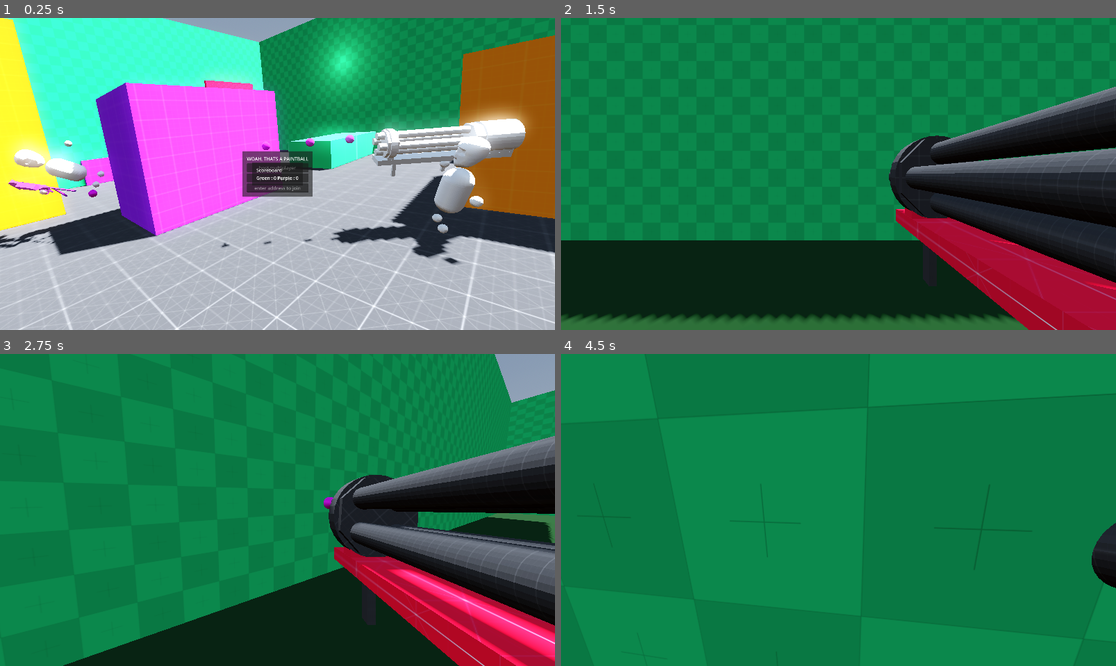
Above: before the commit, frames 1-4 (two rows, left to right).
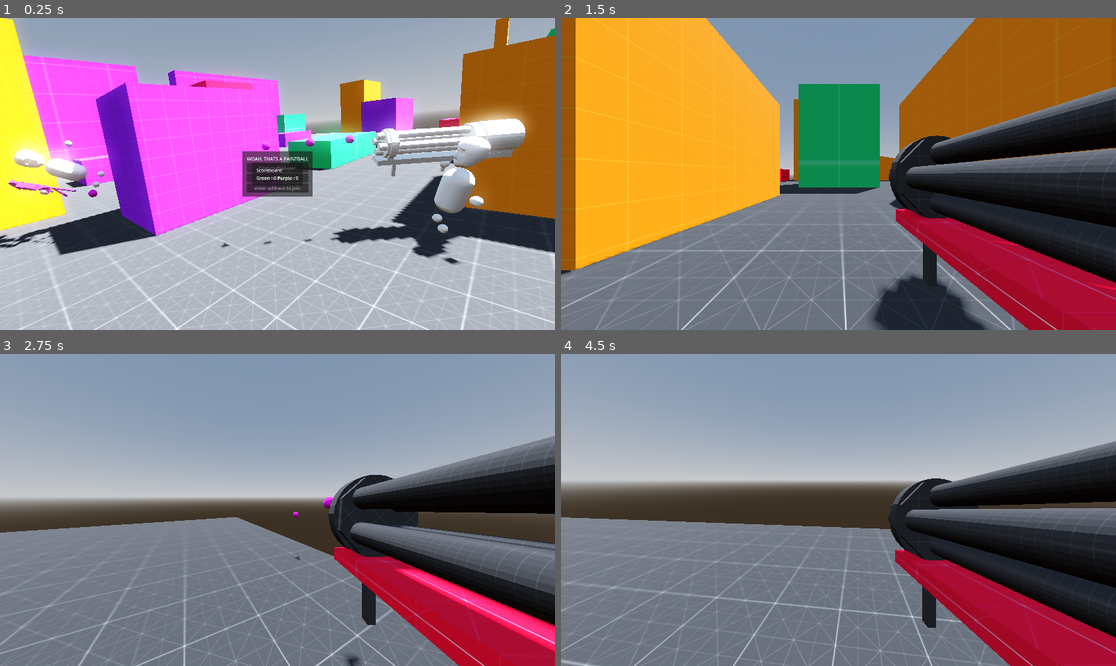
Above: after the commit, the same moments.

Repository: Monkeytonk115/godot-paintball
Game: Godot game, scene res://scenes/main.tscn
Two runs of this game, one before a commit and one after it. Both use one fixed random seed, a clock stepped at 60 frames per second and the inputs below.
Inputs (mouse positions are in pixels of both pictures, inside the frame that each line leads up to):
- Up to frame 1 (0.25 s): no input
- Up to frame 2 (1.5 s): click (838, 186) at 0.52 s; type "12" at 0.6 s; click "host multiplayer" at 1.25 s
- Up to frame 3 (2.75 s): tap Enter at 2 s; move the mouse to (305, 510) at 2.02 s; press the mouse at (305, 510) at 2.03 s; hold W (forward) from 2.03 s (still down); tap Space (jump) at 2.27 s
- Up to frame 4 (4.5 s): keep holding W (forward); move the mouse to (810, 510) at 2.77 s; release the mouse at (810, 510) at 2.78 s; tap Tab (scoreboard) at 2.85, 4.35 s; tap Space (jump) at 3.02 s; move the mouse to (849, 503) at 3.52 s; press the mouse at (849, 503) at 3.53 s; move the mouse to (832, 516) at 4.27 s; release the mouse at (832, 516) at 4.28 s

The runs differ from the first frame. In frame 1, 26% of the frame differs, in the area x 0-100%, y 0-56%; in frame 2, 73%; in frame 3, 81%; in frame 4, 99%, in the area x 0-100%, y 0-100%.

Commit message:
add killfeed

Diff:
--- /dev/null
+++ b/scenes/kill_feed.gd
@@ -0,0 +1,9 @@
+extends Control
+
+@rpc("any_peer", "call_local")
+func add_kill(attacker_id, victim_id, weapon):
+	var l = Label.new()
+	l.text = "{0} killed {1}".format([PlayerData.get_player_name(attacker_id), PlayerData.get_player_name(victim_id)])
+	$MarginContainer/VBoxContainer.add_child(l)
+	await get_tree().create_timer(2).timeout
+	l.queue_free()
--- /dev/null
+++ b/scenes/kill_feed.tscn
@@ -0,0 +1,27 @@
+[gd_scene load_steps=2 format=3 uid="uid://bjpjfowj4axh0"]
+
+[ext_resource type="Script" path="res://scenes/kill_feed.gd" id="1_mt2wq"]
+
+[node name="KillFeed" type="Control"]
+layout_mode = 3
+anchors_preset = 15
+anchor_right = 1.0
+anchor_bottom = 1.0
+grow_horizontal = 2
+grow_vertical = 2
+mouse_filter = 2
+script = ExtResource("1_mt2wq")
+
+[node name="MarginContainer" type="MarginContainer" parent="."]
+layout_mode = 1
+anchors_preset = 1
+anchor_left = 1.0
+anchor_right = 1.0
+offset_left = -40.0
+offset_bottom = 40.0
+grow_horizontal = 0
+theme_override_constants/margin_top = 50
+theme_override_constants/margin_right = 50
+
+[node name="VBoxContainer" type="VBoxContainer" parent="MarginContainer"]
+layout_mode = 2
--- a/scenes/main.gd
+++ b/scenes/main.gd
@@ -1,6 +1,6 @@
 extends Node3D
 
-const arena = preload("res://scenes/waterworks.tscn")
+const arena = preload("res://scenes/arena_2.tscn")
 
 const player = preload("res://scenes/player.tscn")
 const gun = preload("res://scenes/weapons/paintgun.tscn")
@@ -87,11 +87,14 @@
 
 
 func player_hit(ply : Node3D, attacker_id : int):
+	var victim_id = ply.name.to_int()
 	print(ply, " was hit by ", attacker_id)
+	$CanvasLayer/KillFeed.add_kill.rpc(attacker_id, victim_id, "")
 	var spawnPoint = Vector3.ZERO
-	if PlayerData.get_player_team(ply.name.to_int()) == Team.GREEN:
+	if PlayerData.get_player_team(victim_id) == Team.GREEN:
 		spawnPoint = new_arena.find_child("greenSpawn").get_children().pick_random().transform.origin
 	else:
 		spawnPoint = new_arena.find_child("purpleSpawn").get_children().pick_random().transform.origin
-	PlayerData.add_player_score.rpc(attacker_id, 1)
+	if attacker_id != -1:
+		PlayerData.add_player_score.rpc(attacker_id, 1)
 	ply.respawn.rpc(spawnPoint)
--- a/scenes/main.tscn
+++ b/scenes/main.tscn
@@ -1,8 +1,9 @@
-[gd_scene load_steps=4 format=3 uid="uid://j8r38w003035"]
+[gd_scene load_steps=5 format=3 uid="uid://j8r38w003035"]
 
 [ext_resource type="Script" path="res://scenes/main.gd" id="1_5s3o4"]
 [ext_resource type="PackedScene" uid="uid://cmqucatgwf030" path="res://scenes/mainMenu.tscn" id="2_pc3wx"]
 [ext_resource type="PackedScene" uid="uid://cv6xn7b2qlxfn" path="res://scenes/score_board.tscn" id="3_yq07t"]
+[ext_resource type="PackedScene" uid="uid://bjpjfowj4axh0" path="res://scenes/kill_feed.tscn" id="4_aludu"]
 
 [node name="Main" type="Node3D"]
 script = ExtResource("1_5s3o4")
@@ -13,6 +14,8 @@
 
 [node name="ScoreBoard" parent="CanvasLayer" instance=ExtResource("3_yq07t")]
 
+[node name="KillFeed" parent="CanvasLayer" instance=ExtResource("4_aludu")]
+
 [node name="MultiplayerSpawner" type="MultiplayerSpawner" parent="."]
 _spawnable_scenes = PackedStringArray("res://scenes/player.tscn")
 spawn_path = NodePath("..")
--- a/scenes/player.gd
+++ b/scenes/player.gd
@@ -82,6 +82,11 @@
 		if !Input.is_action_pressed("primary_fire"):
 			equipped_weapon.animation(0)
 
+	# Failsafe if the player goes further than 100m from the origin
+	if position.length_squared() > 100_000:
+		print("too far from origin")
+		take_damage(999, -1)
+
 
 @rpc("authority", "call_local")
 func equip(wep : String):
--- a/singletons/player_data.gd
+++ b/singletons/player_data.gd
@@ -20,6 +20,8 @@
 
 
 func get_player_name(peer_id):
+	if peer_id == -1:
+		return "<World>"
 	return _playerNames.get(peer_id, "")
 
 
